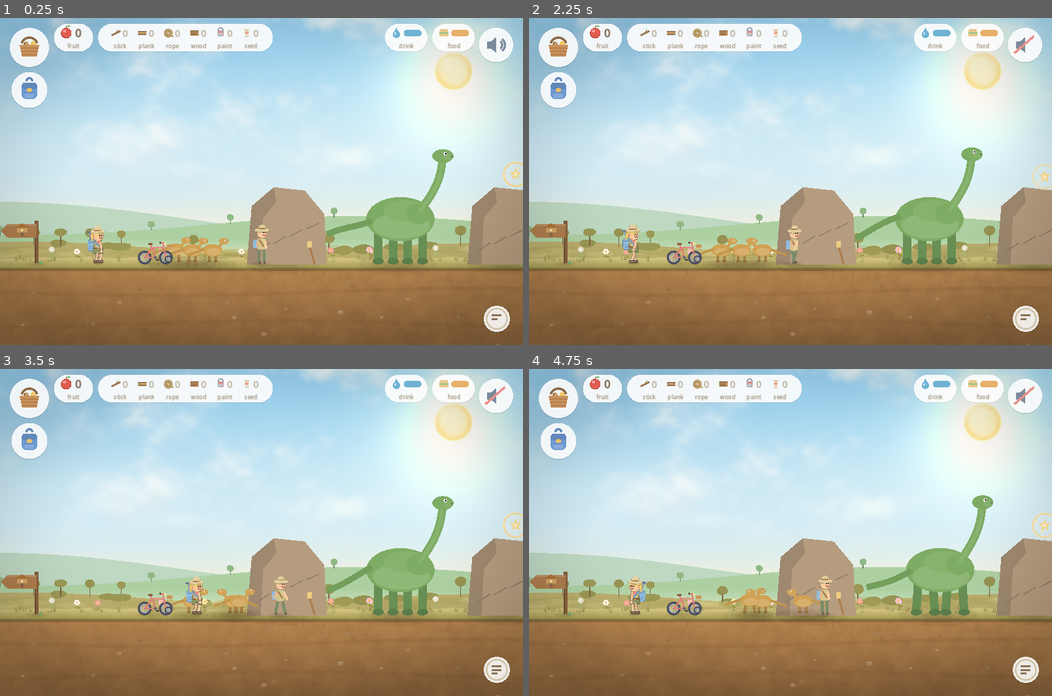
Above: before the commit, frames 1-4 (two rows, left to right).
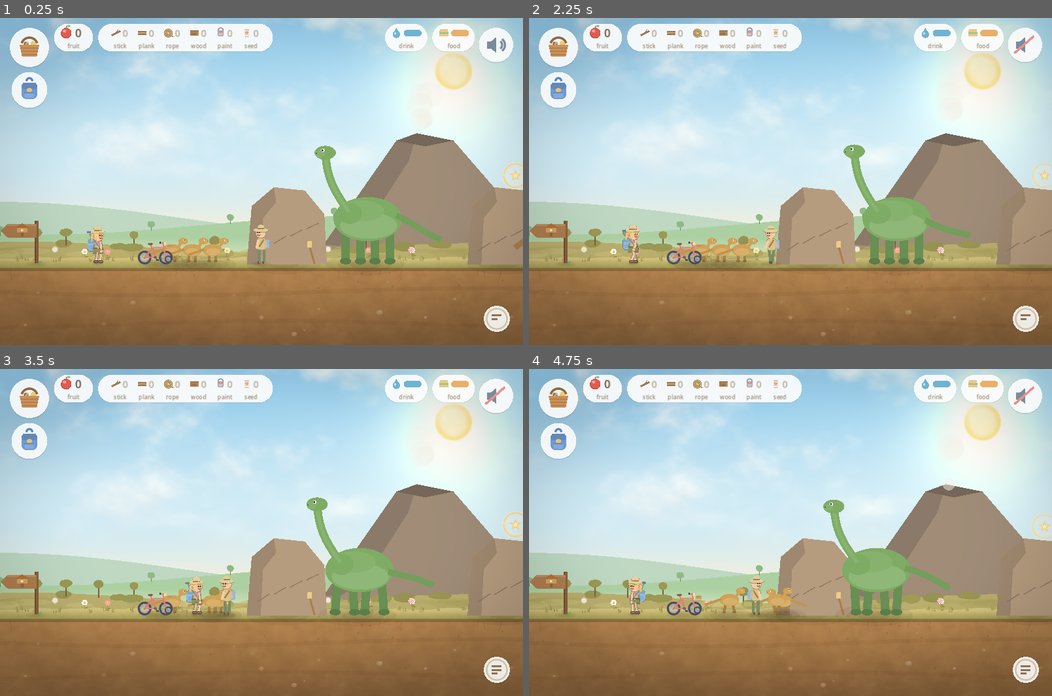
Above: after the commit, the same moments.

Repository: summerdetectordad-ctrl/adventureday
Game: Godot game, scene res://scenes/dino_land.tscn
The game is run twice, just before and just after one commit, with the same random seed, the same clock (stepped at 60 frames per second) and the same inputs. This scene is started directly instead of the project's main scene.
Inputs (mouse positions are in pixels of both pictures, inside the frame that each line leads up to):
- Up to frame 1 (0.25 s): no input
- Up to frame 2 (2.25 s): tap Enter at 0.5 s; drag from (1025, 44) to (842, 109) at 0.52 s; drag from (560, 47) to (764, 246) at 1.27 s; tap Space at 2 s; move the mouse to (560, 89) at 2.02 s; hold Right from 2.03 s (still down); tap E at 2.1 s; click (560, 89) at 2.17 s
- Up to frame 3 (3.5 s): release Right at 2.75 s; drag from (496, 669) to (104, 483) at 2.77 s
- Up to frame 4 (4.75 s): move the mouse to (947, 581) at 3.52 s; hold Left 3.53-4.25 s; tap E at 3.6 s; click (947, 581) at 3.67 s; tap Space at 3.77, 4.07 s; drag from (633, 483) to (712, 450) at 4.27 s

The runs differ from the first frame. In frame 1, 8.7% of the frame differs, in the area x 2-100%, y 35-100%; in frame 2, 9.1%; in frame 3, 10%; in frame 4, 11%.

Commit message:
Nothing standing inside anything else, and a clear cave mouth (v1.0.8)
Fallen fruit was landing in the pond on top of the frogs — the middle fruit
tree was inside the pond's own footprint. A probe that checks every object's
rough ground footprint against every other found ten overlaps in the meadow,
two of which I had introduced myself in earlier fixes by moving a log and a
crate without checking what was already there. Worst offender after that was a
meadow tree standing in the middle of the pond.

The meadow, market and Dino Land are re-spaced; the worst overlap anywhere is
now 35px, which reads as things being near each other rather than inside each
other.

Dino Land: the cave moved to its own stretch of valley, the volcano moved off
it, the dinosaurs repositioned so no patrol crosses the mouth, and the valley
widened to make room. A sign beside the entrance points back at it — a t-rex
face and an arrow at the picture level, "danger! a t-rex lives here" once she
is reading sentences.

Co-Authored-By: Claude Opus 5 <noreply@anthropic.com>

Diff:
--- a/scripts/dino_land.gd
+++ b/scripts/dino_land.gd
@@ -7,7 +7,7 @@
 ## to be patted, the volcano only ever puffs, and the dig wall gives up a find
 ## every time — it just takes a few brushes. No fail state, as everywhere else.
 
-const WORLD_W := 2600.0
+const WORLD_W := 2900.0
 const HOME_SIGN_X := 90.0
 
 
@@ -16,7 +16,7 @@
 	setup_ground(WORLD_W, "dino")
 
 	var volcano := Volcano.new()
-	volcano.position = Vector2(1980.0, GROUND_Y)
+	volcano.position = Vector2(1060.0, GROUND_Y)
 	add_child(volcano)
 
 	for spec in [[520.0, 0], [980.0, 1], [1560.0, 2]]:
@@ -27,9 +27,17 @@
 
 	# the cave in the valley wall, and whoever is grumbling inside it
 	var cave := CaveMouth.new()
-	cave.position = Vector2(1900.0, GROUND_Y)
+	cave.position = Vector2(2180.0, GROUND_Y)
 	add_child(cave)
 	interactables.append(cave)
+	# nothing else claims a tap over the mouth — she needs to be able to get in
+	people_keep_clear.append(Rect2(2180.0 - 120.0, GROUND_Y - 240.0, 240.0, 250.0))
+
+	# a sign to the right of it, pointing back at the entrance
+	var warn := CaveSign.new()
+	warn.position = Vector2(2520.0, GROUND_Y)
+	add_child(warn)
+	interactables.append(warn)
 
 	var home := Grove.Signpost.new()
 	home.dir = -1.0
@@ -60,10 +68,13 @@
 	add_child(bone_game)
 	interactables.append(bone_game)
 
-	# a mix of gentle grazers spread down the valley, all of them wandering
+	# Gentle grazers spread down the valley, and NOT across the cave mouth
+	# (2040..2320) —
+	# they wander 220 either way, and a longneck parked in the entrance meant
+	# she could not get in at all.
 	for spec in [[420.0, "compy"], [470.0, "compy"], [520.0, "compy"],
-			[980.0, "longneck"], [1500.0, "trike"], [2060.0, "stego"],
-			[2150.0, "longneck"]]:
+			[900.0, "longneck"], [1380.0, "trike"], [1660.0, "stego"],
+			[2740.0, "longneck"]]:
 		var dino := Dino.new()
 		dino.species = spec[1]
 		dino.position = Vector2(spec[0], GROUND_Y)
@@ -79,7 +90,7 @@
 	interactables.append(bike)
 
 	setup_player(arrival_x({"home": 200.0, "cove": WORLD_W - 220.0,
-		"cave": 1900.0 - 190.0, "bike": 700.0}, 240.0))
+		"cave": 2180.0 - 210.0, "bike": 700.0}, 240.0))
 
 
 func _unhandled_input(event: InputEvent) -> void:
@@ -140,6 +151,13 @@
 		open_game(BoneGame.new())
 	elif node is CaveMouth:
 		travel_to("res://scenes/dino_cave.tscn", "dino")
+	elif node is CaveSign:
+		# the sign points at the cave; tapping it just reads it aloud, so to
+		# speak — she still has to walk over and go in herself
+		node.try_tap(Vector2.ZERO)
+		DialogueCard.show_chat(hud, "what does that say?",
+			"a t-rex lives in that cave!", "tell",
+			"he is grumpy, but he is not dangerous. he just gets splinters.")
 	elif node is Nature.Bike:
 		open_bike_map(node)
 	elif node is Folk.Person:
@@ -560,3 +578,80 @@
 		for i in 3:
 			DrawKit.ellipse(self, Vector2(130.0 + i * 46.0, 14.0), 15.0, 8.0,
 				Color(0.35, 0.30, 0.24, 0.22))
+
+
+## The sign beside the cave mouth, pointing back at it.
+##
+## He is entirely friendly once she has pulled the splinter out, so this is a
+## bit of theatre rather than a real warning — but a dark hole in a rock face
+## deserves a sign, and "danger" is exactly the sort of word a five-year-old
+## wants to be able to read. At the picture level it is a t-rex face and an
+## arrow, which says the same thing without a word on it.
+class CaveSign extends Node2D:
+	var _t := 0.0
+
+	func _ready() -> void:
+		_t = randf() * 4.0
+
+	func _process(delta: float) -> void:
+		_t += delta
+		queue_redraw()
+
+	func tap_score(wp: Vector2) -> float:
+		return clampf(1.0 - (wp - global_position - Vector2(0, -110.0)).length() / 90.0,
+			0.0, 1.0)
+
+	func try_tap(_wp: Vector2) -> bool:
+		Sound.knock()
+		return true
+
+	func _draw() -> void:
+		var post := Color("8a6a52")
+		var board := Color("d9b485")
+		var ink := Color("6b4f38")
+		var sway := sin(_t * 1.1) * 0.9
+		DrawKit.soft_shadow(self, Vector2(4, 2), 34.0, 0.14)
+		draw_line(Vector2(0, 0), Vector2(0, -108), post.darkened(0.25), 11.0)
+		draw_line(Vector2(-2, 0), Vector2(-2, -108), post, 6.0)
+
+		draw_set_transform(Vector2(0, -156), deg_to_rad(sway), Vector2.ONE)
+		# the board, with a nailed-on look
+		DrawKit.rounded_rect(self, Rect2(-86, -56, 172, 112), 10.0, Color("a97e54"))
+		DrawKit.rounded_rect(self, Rect2(-80, -50, 160, 100), 8.0, board)
+		for sx in [-68.0, 68.0]:
+			for sy in [-40.0, 40.0]:
+				draw_circle(Vector2(sx, sy), 3.0, Color("8a6a52"))
+
+		# the words go along the top, wrapped, so they stay on the board
+		var font := ThemeDB.fallback_font
+		var lines: Array = [[], ["t-rex!"], ["danger!", "a t-rex lives here"]][
+			clampi(GameState.reading_level, 0, 2)]
+		var ty := -26.0
+		for i in lines.size():
+			var t := str(lines[i])
+			var fs: int = 24 if lines.size() == 1 else (20 if i == 0 else 14)
+			var w := font.get_string_size(t, HORIZONTAL_ALIGNMENT_LEFT, -1, fs).x
+			draw_string(font, Vector2(-w * 0.5, ty), t,
+				HORIZONTAL_ALIGNMENT_LEFT, -1, fs, Color("b8483f"))
+			ty += 20.0
+
+		# a t-rex head and an arrow, side by side underneath — between them they
+		# say the whole thing with no reading at all
+		var hc := Vector2(-38, 24)
+		DrawKit.ellipse(self, hc, 24.0, 16.0, Color("6f9a5e"))
+		DrawKit.rounded_rect(self, Rect2(hc.x - 23, hc.y + 5, 40, 9), 4.0, Color("5e8850"))
+		for i in 4:
+			draw_colored_polygon(PackedVector2Array([
+				Vector2(hc.x - 17 + i * 10, hc.y + 5), Vector2(hc.x - 12 + i * 10, hc.y + 5),
+				Vector2(hc.x - 14.5 + i * 10, hc.y + 13),
+			]), Color("efe6d0"))
+		draw_circle(hc + Vector2(9, -5), 4.6, Color("fff8ec"))
+		draw_circle(hc + Vector2(10, -5), 2.6, Color("3f3a33"))
+		draw_line(hc + Vector2(2, -13), hc + Vector2(14, -8), Color("4e6f42"), 2.4)
+
+		# pointing back to the cave, which is on her left
+		draw_line(Vector2(56, 26), Vector2(20, 26), Color("6b4f38"), 6.0)
+		draw_colored_polygon(PackedVector2Array([
+			Vector2(10, 26), Vector2(24, 18), Vector2(24, 34),
+		]), Color("6b4f38"))
+		draw_set_transform(Vector2.ZERO, 0.0, Vector2.ONE)
--- a/scripts/main.gd
+++ b/scripts/main.gd
@@ -15,7 +15,10 @@
 const TREE3_X := 1300.0
 const SIGN_WEST_X := 92.0
 const SIGN_EAST_X := 4150.0
-const FRUIT_TREE_X := [1700.0, 2600.0, 3560.0]
+## Spaced so nothing lands on anything else — fallen fruit reaches about 70px
+## either side of the trunk, and the middle tree used to drop it straight into
+## the pond, on top of the frogs.
+const FRUIT_TREE_X := [1850.0, 2180.0, 3480.0]
 const GROVE_END_X := 1500.0   # the meadow proper begins here
 const BURIED_COUNT := 6
 const DIG_RANGE := 80.0
@@ -68,7 +71,9 @@
 	pack_items = Backpack.ITEMS
 	setup_ground(WORLD_W)
 
-	for tree_x in [3100.0, 3950.0]:
+	# 226 sits in the gap between the west signpost and the home tree; 2760
+	# put one standing in the middle of the pond.
+	for tree_x in [226.0, 4020.0]:
 		var tree := Nature.MeadowTree.new()
 		tree.position = Vector2(tree_x, GROUND_Y)
 		tree.tint = randf_range(0.0, 0.08)
@@ -115,7 +120,7 @@
 		fruit_trees.append(ft)
 
 	garden = Grove.GardenPatch.new()
-	garden.position = Vector2(1430.0, GROUND_Y)
+	garden.position = Vector2(1500.0, GROUND_Y)
 	add_child(garden)
 	interactables.append(garden)
 
@@ -124,7 +129,7 @@
 	patch_game.game = "pattern"
 	# Up above the garden it belongs to, and clear of the log at 1560 — the
 	# star used to sit right on it, so aiming at the log hit the star.
-	patch_game.position = Vector2(1440.0, GROUND_Y - 200.0)
+	patch_game.position = Vector2(1500.0, GROUND_Y - 200.0)
 	add_child(patch_game)
 	interactables.append(patch_game)
 
@@ -146,7 +151,7 @@
 
 	# a wise little owl on the middle meadow tree
 	var owl := Nature.Owl.new()
-	owl.position = Vector2(3152.0, GROUND_Y - 170.0)
+	owl.position = Vector2(4062.0, GROUND_Y - 170.0)
 	add_child(owl)
 	interactables.append(owl)
 
@@ -155,7 +160,7 @@
 	add_child(bike)
 	interactables.append(bike)
 
-	for bush_x in [1620.0, 2200.0, 3450.0]:
+	for bush_x in [1660.0, 2420.0, 3260.0]:
 		var bush := Nature.BerryBush.new()
 		bush.position = Vector2(bush_x, GROUND_Y)
 		add_child(bush)
@@ -181,25 +186,23 @@
 		puddles.append(pud)
 
 	var bird_tree := Nature.BirdTree.new()
-	bird_tree.position = Vector2(1900.0, GROUND_Y)
+	bird_tree.position = Vector2(2000.0, GROUND_Y)
 	add_child(bird_tree)
 	interactables.append(bird_tree)
 
 	var picnic := Nature.PicnicBlanket.new()
-	picnic.position = Vector2(3720.0, GROUND_Y)
+	picnic.position = Vector2(3860.0, GROUND_Y)
 	add_child(picnic)
 	interactables.append(picnic)
 
 	# blocks to jump over and stand on
 	for spec in [
-		# 3050 not 1560: at 1560 the berry bush next to it hung fruit right over
-		# the log, so aiming at the log picked berries instead
+		# Placed in the gaps between everything else. Blocks used to sit half
+		# inside a tree or a berry bush; see the layout check in AGENTS.md.
+		["crate", 2330.0, 120.0, 72.0],
+		["rock", 2540.0, 132.0, 58.0],
 		["log", 3050.0, 116.0, 54.0],
-		["crate", 2050.0, 120.0, 72.0],
-		["rock", 2450.0, 132.0, 58.0],
-		# 3180 not 3270: one of the children wanders over 3230-3450, and a kid
-		# standing on the crate stole the taps meant for jumping it
-		["crate", 3180.0, 120.0, 72.0],
+		["crate", 3660.0, 120.0, 72.0],
 	]:
 		var blk := Nature.Block.new()
 		blk.kind = spec[0]
--- a/scripts/market.gd
+++ b/scripts/market.gd
@@ -12,7 +12,9 @@
 ## Stalls never run out and nothing is ever unavailable, so there is no way to
 ## come away disappointed.
 
-const WORLD_W := 1720.0
+## Wide enough that the trees, the bike and the row of stalls each have their
+## own ground rather than standing inside one another.
+const WORLD_W := 1980.0
 const HOME_SIGN_X := 100.0
 
 ## Every stall: what it trades, the fruit it asks, and how it looks. `sell` is
@@ -39,7 +41,8 @@
 	zone_name = "market"
 	setup_ground(WORLD_W)
 
-	for tree_x in [220.0, 1670.0]:
+	# one in the gap between the signpost and the first stall, one past the end
+	for tree_x in [230.0, 1850.0]:
 		var tree := Nature.MeadowTree.new()
 		tree.position = Vector2(tree_x, GROUND_Y)
 		add_child(tree)
@@ -91,7 +94,7 @@
 
 	# her bike, so the whole land is two taps from anywhere
 	var bike := Nature.Bike.new()
-	bike.position = Vector2(300.0, GROUND_Y)
+	bike.position = Vector2(1700.0, GROUND_Y)
 	add_child(bike)
 	interactables.append(bike)
 
Not shown, changed: AGENTS.md
